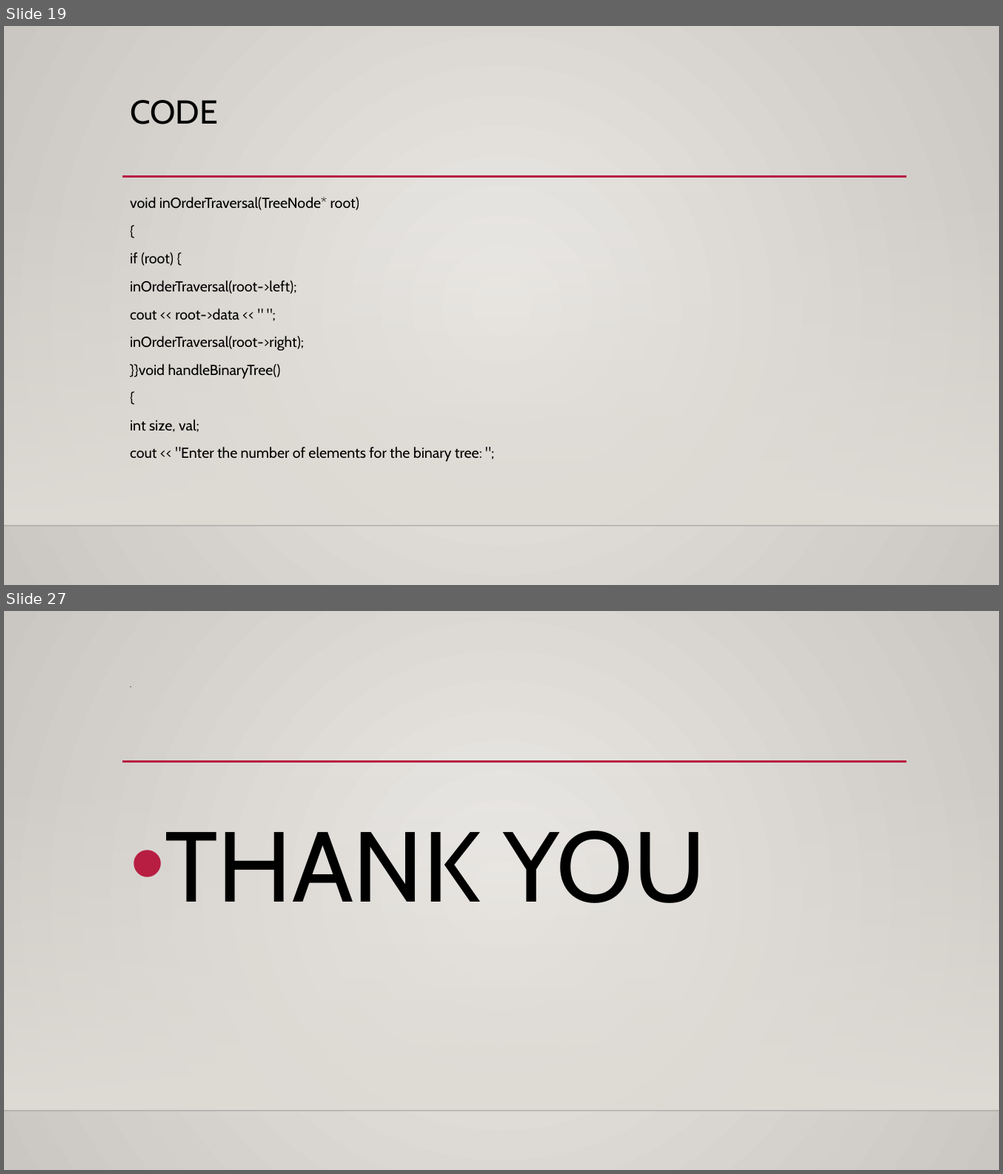
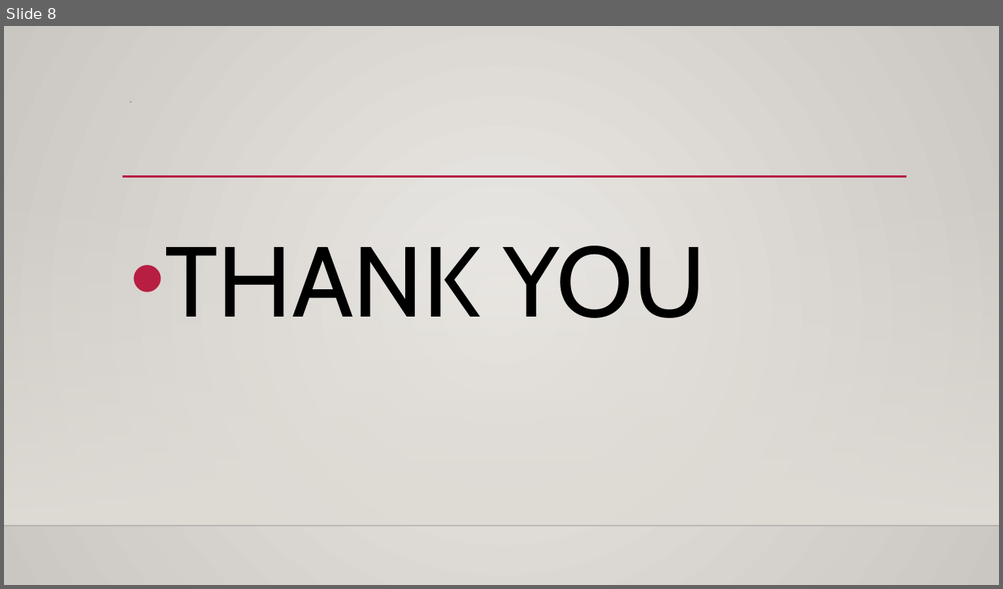
Before and after one commit to Abhigna1975/ART-GALLERY-MANAGEMENT-SYSTEM-PROJECT, a slide deck: Art Gallery Management System ppt.pptx. Shown one above the other, each under a label of ours: slides 19 and 27 before the commit, slide 8 after it; the slides between them are not shown. The pictures are 1003x1174 and 1003x589 pixels, drawn with LibreOffice and Linux fonts; fonts in the diff are those of the drawing; background and template pictures are left out. Boxes give left, top, right and bottom in pixels: in the first picture for what was removed or moved away, otherwise in the second. Text is boxed around its words. In the diff, an @@ line names an element or a change of style, - is before the commit and + after.

```diff
--- a/Art Gallery Management System ppt.pptx
+++ b/Art Gallery Management System ppt.pptx
@@ slide 19 removed at (4,26,999,585), background gradient #ECEAE7 to #CAC7C1; not listed: 3 template elements that a slide beside it also shows @@
@@ title removed at (130,100,218,124) @@
-CODE
@@ text removed at (130,197,482,462) @@
-void inOrderTraversal(TreeNode* root)
-{
-if (root) {
-inOrderTraversal(root->left);
-cout << root->data << " ";
-inOrderTraversal(root->right);
-}}void handleBinaryTree()
-{
-int size, val;
-cout << "Enter the number of elements for the binary tree: ";
@@ what was slide 27 is now slide 8 @@
```
Also in this commit, not shown: 7 slides changed, 18 other slides removed, 31 other files.
